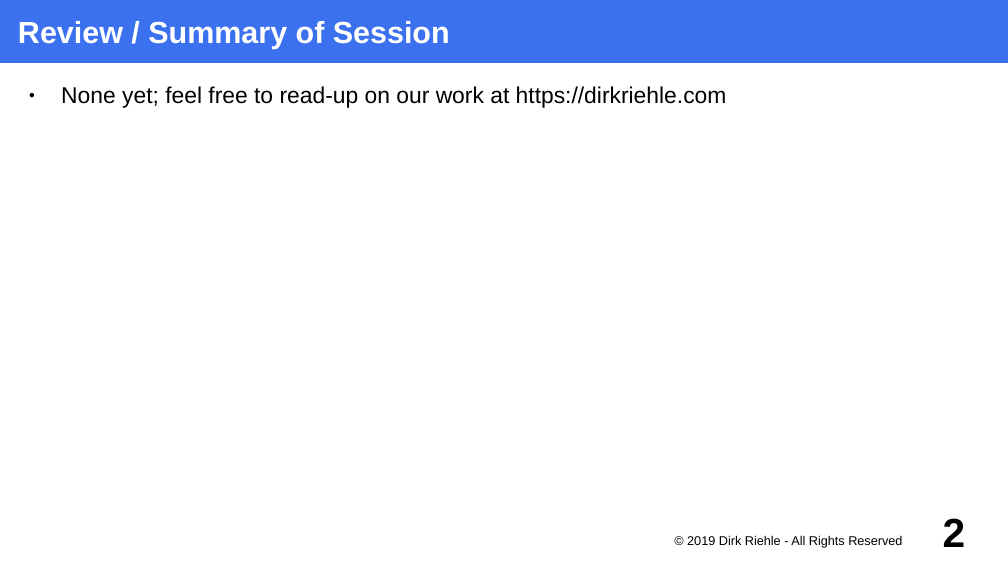
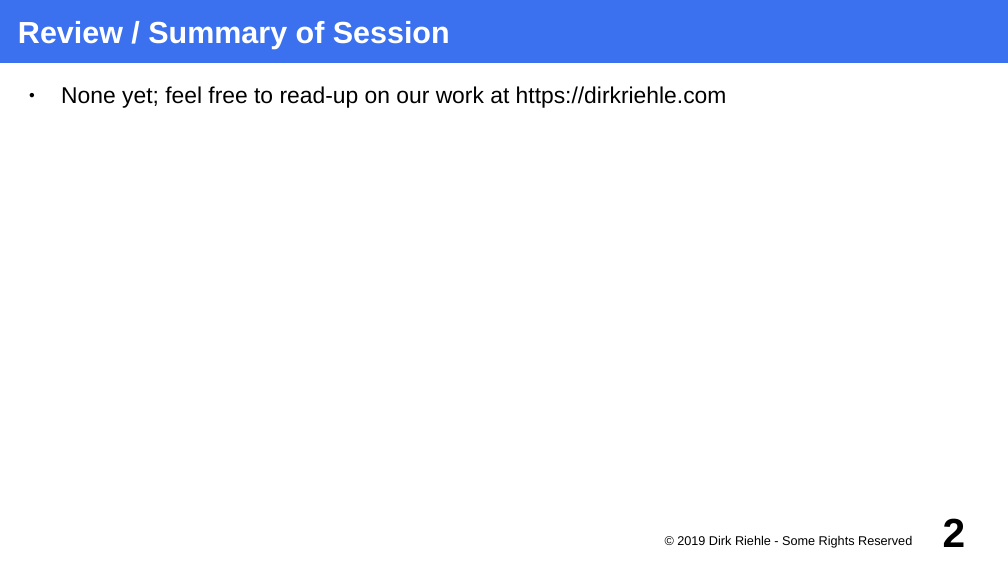
Before and after one commit to dirkriehle/foss-course, a slide deck: slide 2 of Lecture slides/FOSS C04 - Service Support Firms.odp. Drawn at 1008x567 pixels with LibreOffice and Linux fonts; fonts in the diff are those of the drawing. Boxes give left, top, right and bottom in pixels: in the first picture for what was removed or moved away, otherwise in the second. Text is boxed around its words. In the diff, an @@ line names an element or a change of style, - is before the commit and + after.

```diff
--- a/Lecture slides/FOSS C04 - Service Support Firms.odp
+++ b/Lecture slides/FOSS C04 - Service Support Firms.odp
@@ text at [677,535,912,548]: text changed @@
-© 2019 Dirk Riehle - All Rights Reserved
+© 2019 Dirk Riehle - Some Rights Reserved
```
Also in this commit, not shown: 2 other slides changed, 49 other files.
